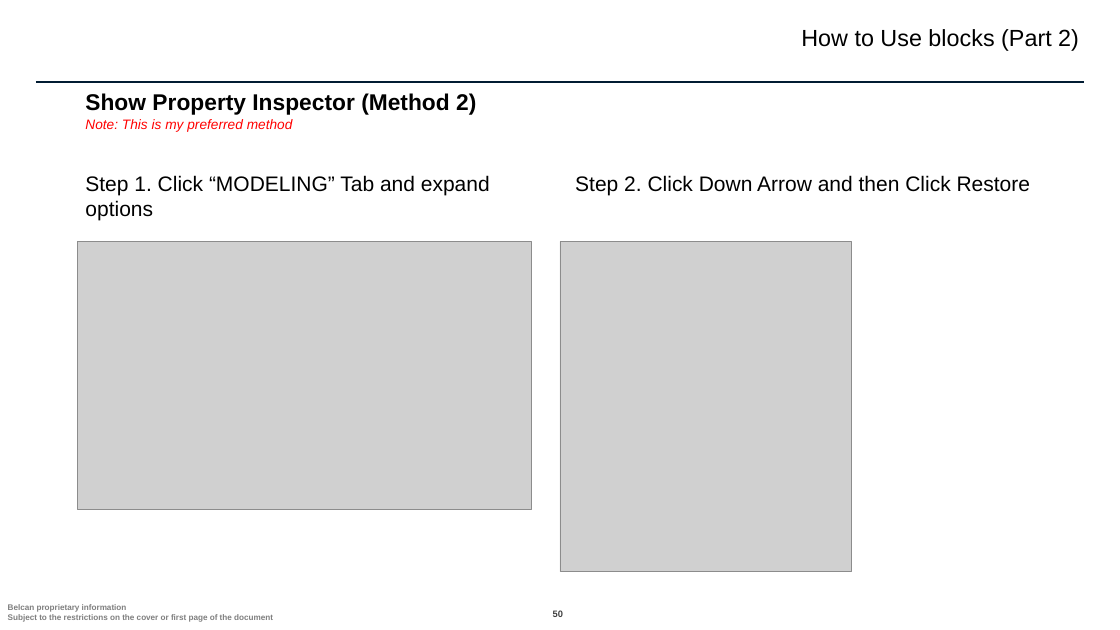
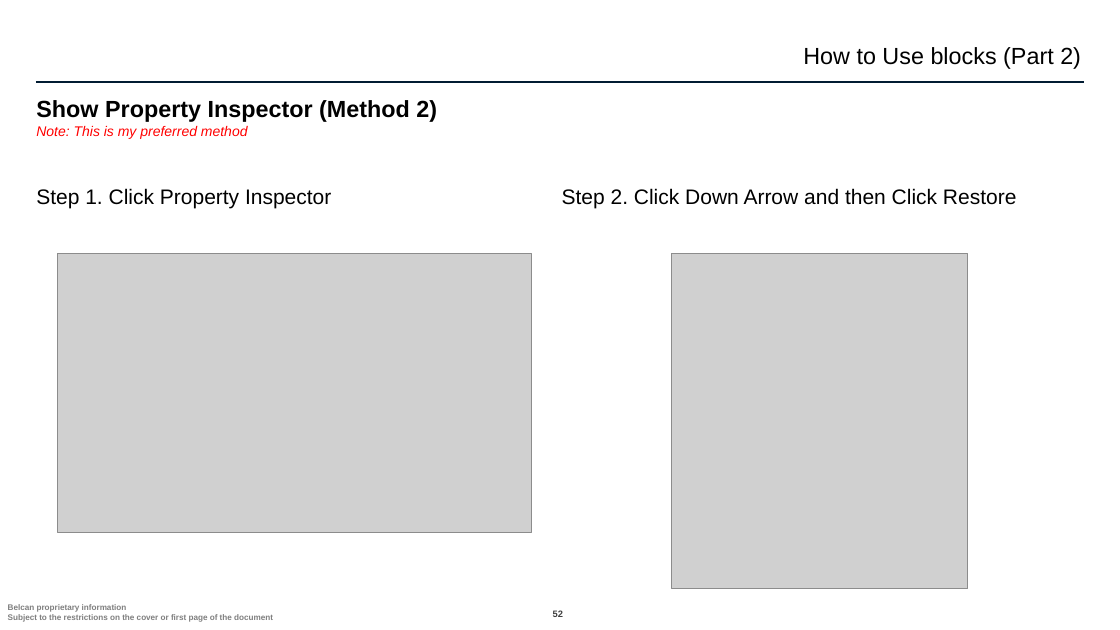
Before and after one commit to ntylerbelcan/aviation-controls-simulink-training-Belcan, a slide deck: slide 52 of ch01/Chapter 1 - Belcan.pptx (slide 50 before the commit). Drawn at 1120x630 pixels with LibreOffice and Linux fonts; fonts in the diff are those of the drawing; grey boxes stand for pictures; background and template pictures are left out. Boxes give left, top, right and bottom in pixels: in the first picture for what was removed or moved away, otherwise in the second. Text is boxed around its words. In the diff, an @@ line names an element or a change of style, - is before the commit and + after.

```diff
--- a/ch01/Chapter 1 - Belcan.pptx
+++ b/ch01/Chapter 1 - Belcan.pptx
@@ text "How to Use blocks (Part ...": place and size @@
-text "How to Use blocks (Part ..." at bbox=[801, 29, 1079, 51]
+text "How to Use blocks (Part ..." at bbox=[803, 47, 1081, 69]
@@ title at bbox=[36, 100, 437, 139]: text changed; size 19.5 to 20 pt @@
-Show Property Inspector (Method 2)
-Note: This is my preferred method
+Show Property Inspector (Method 2)
+Note: This is my preferred method
@@ text removed at bbox=[85, 175, 490, 220] @@
-Step 1. Click “MODELING” Tab and expand options
@@ text added at bbox=[36, 188, 331, 208], 18 pt, text #000000 @@
+Step 1. Click Property Inspector
@@ text "Step 2. Click Down Arrow ...": place and size @@
-text "Step 2. Click Down Arrow ..." at bbox=[575, 175, 1030, 195]
+text "Step 2. Click Down Arrow ..." at bbox=[562, 188, 1016, 208]
@@ text "Step 2. Click Down Arrow ..." at bbox=[562, 188, 1016, 208]: more space between paragraphs @@
@@ picture: place and size @@
-picture at bbox=[77, 242, 531, 510]
+picture at bbox=[58, 254, 532, 533]
@@ picture: place and size @@
-picture at bbox=[560, 242, 852, 572]
+picture at bbox=[672, 254, 969, 589]
```
Also in this commit, not shown: 46 other slides changed, 3 slides added.
